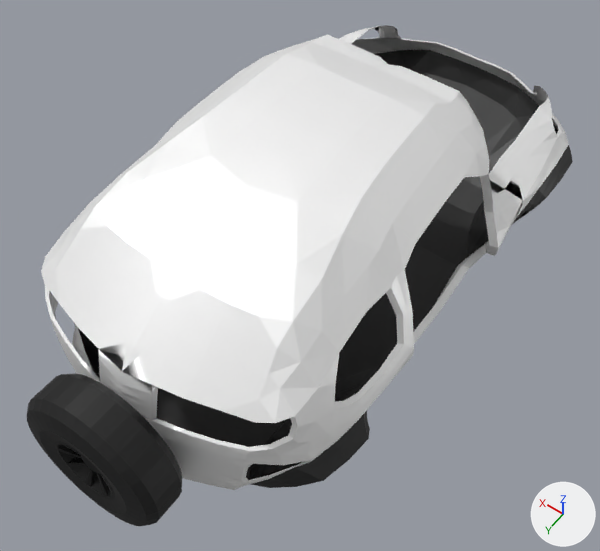
An edit to the COLLADA model skulltruck.dae, drawn before and after from the same camera.
Camera for both pictures: a camera (50 mm lens) standing at (-2.39, 3.86, 5.11) and looking at (-0.1, 0.66, 0.09). Every picture has the same lights, and +X, +Y and +Z are marked at lower right. Where no turn or scale is listed for an object, it has been applied to the vertices.

Names of what the first picture shows: 'bonnetless body', 'frame', 'spare tire'.
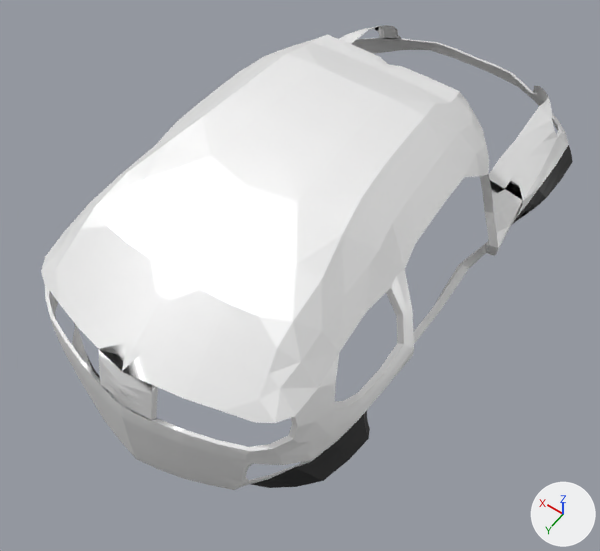
The change in detail:
Object 'spare tire' (ob_spare_tire) is deleted.
Object 'frame' (ob_frame) is deleted.

Location of each change, (x1, y1, x2, y2) in pixels of the pictures (600 x 551 px):
'frame', deleted (black)
    before: (78, 50, 558, 480)
'spare tire', deleted (black)
    before: (27, 374, 182, 526)
    faces in mat_rubber (black #0c0c0c): (27, 374, 182, 526)
    faces in mat_metal (black #333333): (55, 441, 115, 500)
